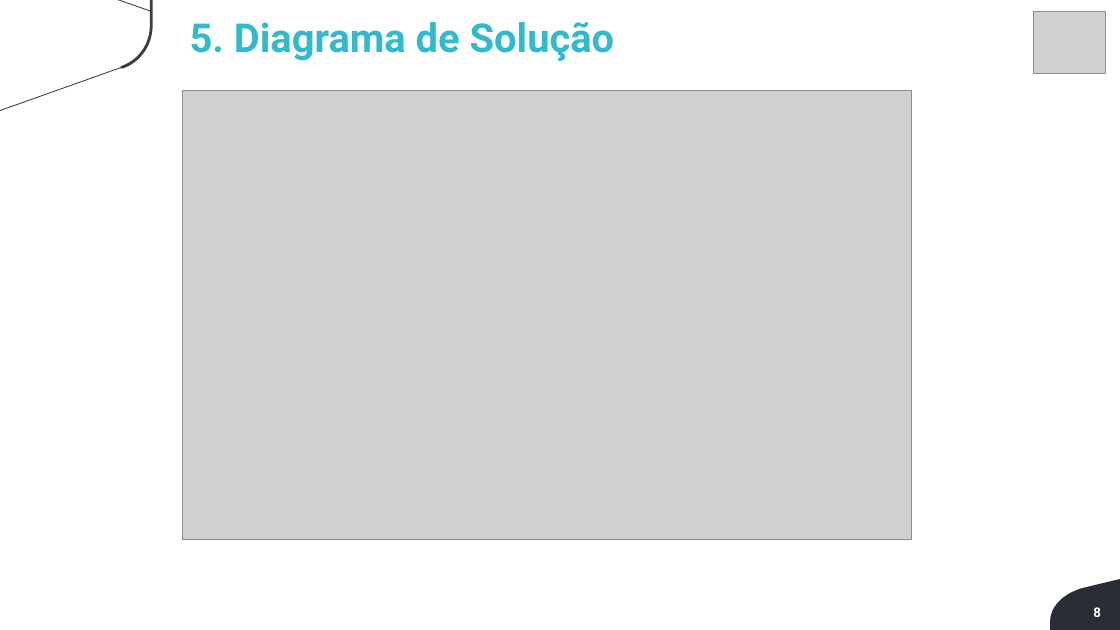
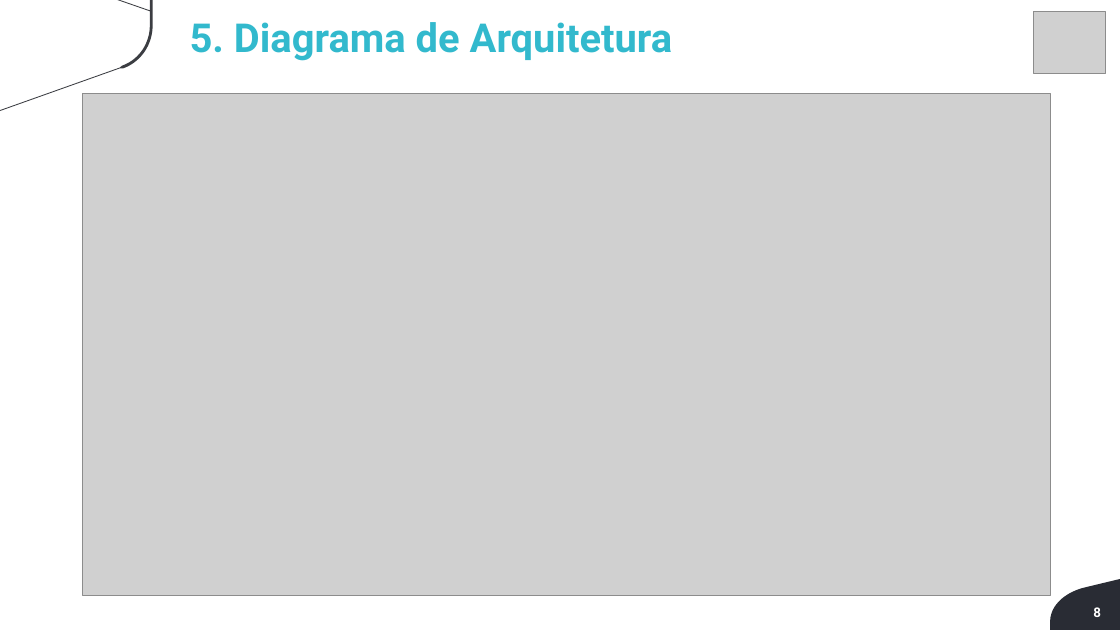
Before and after one commit to BandTec/Blood4Life, a slide deck: slide 8 of Blood4Life/Sprint-3/Apresentação/ApresentacaoFinal-Blood4life.pptx. Drawn at 1120x630 pixels with LibreOffice and Linux fonts; fonts in the diff are those of the drawing; grey boxes stand for pictures; background and template pictures are left out. Boxes give left, top, right and bottom in pixels: in the first picture for what was removed or moved away, otherwise in the second. Text is boxed around its words. In the diff, an @@ line names an element or a change of style, - is before the commit and + after.

```diff
--- a/Blood4Life/Sprint-3/Apresentação/ApresentacaoFinal-Blood4life.pptx
+++ b/Blood4Life/Sprint-3/Apresentação/ApresentacaoFinal-Blood4life.pptx
@@ text at box(190, 22, 673, 61): text changed @@
-5. Diagrama de Solução
+5. Diagrama de Arquitetura
@@ picture: place and size @@
-picture at box(182, 91, 912, 539)
+picture at box(83, 94, 1051, 596)
```
Also in this commit, not shown: 2 other slides changed, 3 other files.
